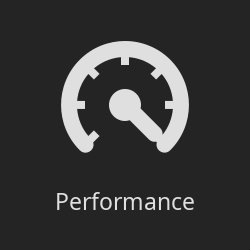
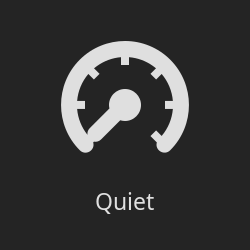
Before/after of a 250 × 250 layered artwork. What changed in the layer stack:
hid "performance.svg" over [79, 90, 172, 142]
showed "saver.svg" over [79, 90, 172, 142]
hid "Performance" over [57, 192, 194, 210]
renamed "Power Saver" to "Quiet", showed it, painted on it over [60, 192, 192, 214]
